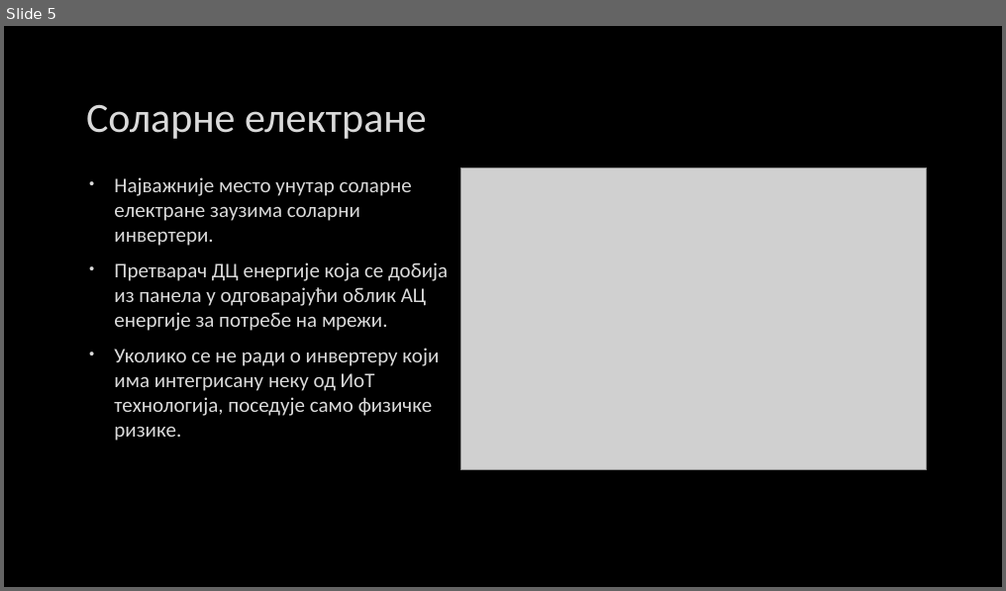
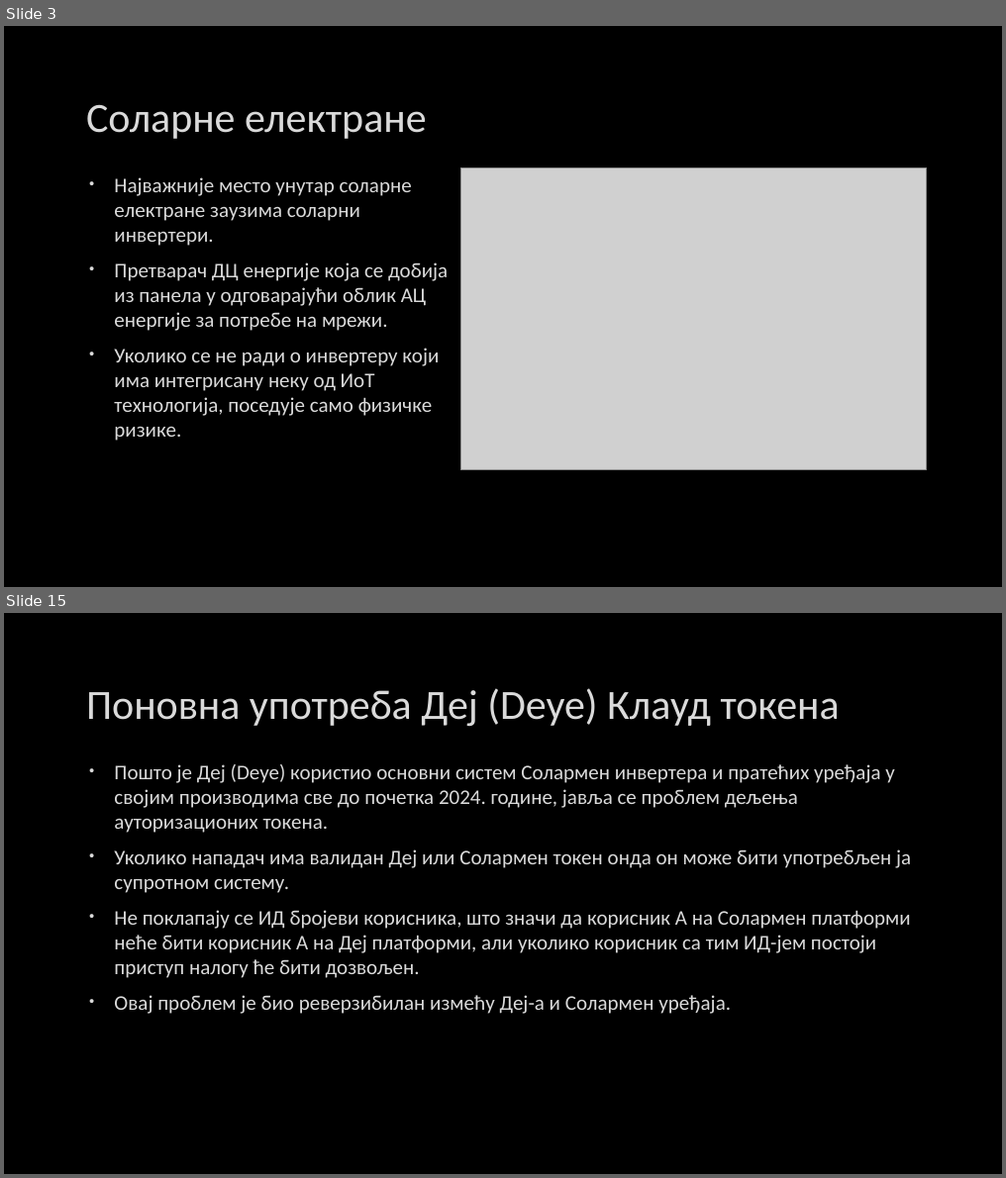
Before and after one commit to Vukasin211/Diplomski-rad, a slide deck: Сајбер безбедност соларних инвертера.pptx. Shown one above the other, each under a label of ours: slide 5 before the commit, slides 3 and 15 after it; the slides between them are not shown. The pictures are 1006x591 and 1006x1178 pixels, drawn with LibreOffice and Linux fonts; fonts in the diff are those of the drawing; grey boxes stand for pictures; background and template pictures are left out. Boxes give left, top, right and bottom in pixels: in the first picture for what was removed or moved away, otherwise in the second. Text is boxed around its words. In the diff, an @@ line names an element or a change of style, - is before the commit and + after.

```diff
--- a/Сајбер безбедност соларних инвертера.pptx
+++ b/Сајбер безбедност соларних инвертера.pptx
@@ slide 15 added at (4,613,1002,1174), background picture (left out) @@
@@ title added at (86,688,840,726), 40 pt, text #DADADA @@
+Поновна употреба Деј (Deye) Клауд токена
@@ text added at (114,764,911,1014), 20 pt, text #DADADA @@
+• Пошто је Деј (Deye) користио основни систем Солармен инвертера и пратећих уређаја у својим производима све до почетка 2024. године, јавља се проблем дељења ауторизационих токена.
+• Уколико нападач има валидан Деј или Солармен токен онда он може бити употребљен ја супротном систему.
+• Не поклапају се ИД бројеви корисника, што значи да корисник А на Солармен платформи неће бити корисник А на Деј платформи, али уколико корисник са тим ИД-јем постоји приступ налогу ће бити дозвољен.
+• Овај проблем је био реверзибилан измећу Деј-а и Солармен уређаја.
@@ what was slide 5 is now slide 3 @@
```
Also in this commit, not shown: 4 slides changed, 20 other slides added, 10 slides removed, 20 other files.
